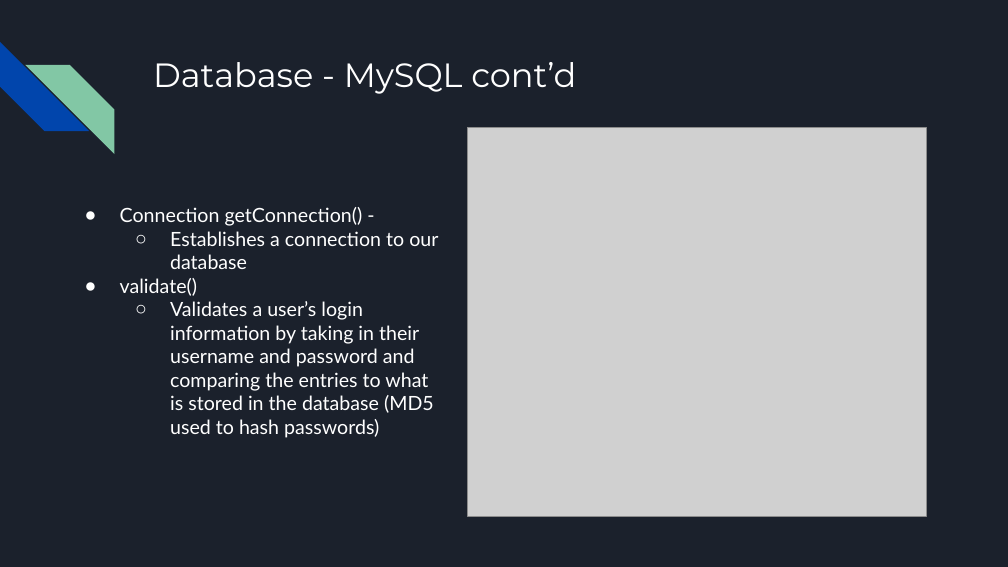
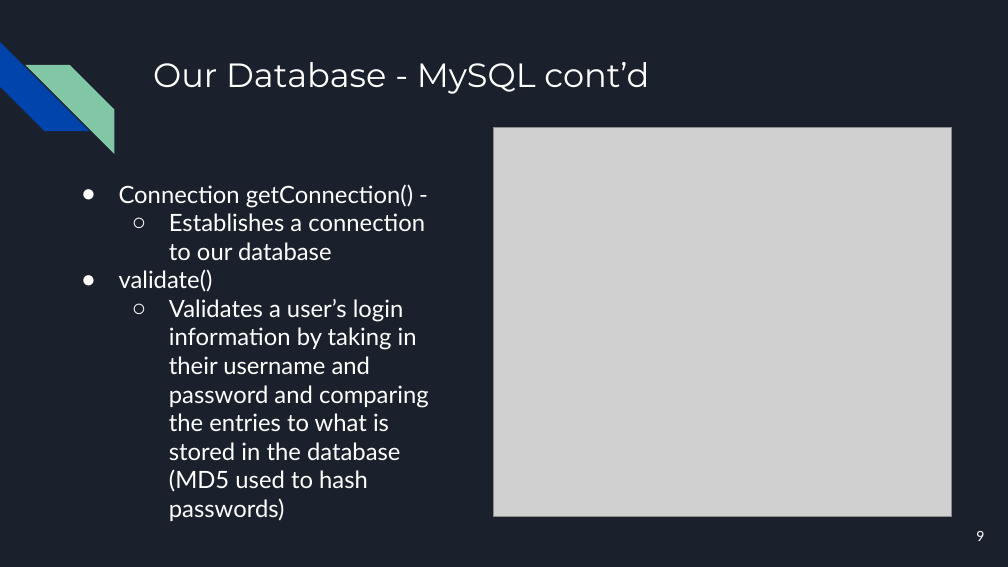
Before and after one commit to acompsec1/CSCI-2210-Java-Warehouse-Managment-System, a slide deck: slide 9 of The Knicks Java Final Project Presentation.pptx (slide 6 before the commit). Drawn at 1008x567 pixels with LibreOffice and Linux fonts; fonts in the diff are those of the drawing; grey boxes stand for pictures. Boxes give left, top, right and bottom in pixels: in the first picture for what was removed or moved away, otherwise in the second. Text is boxed around its words. In the diff, an @@ line names an element or a change of style, - is before the commit and + after.

```diff
--- a/The Knicks Java Final Project Presentation.pptx
+++ b/The Knicks Java Final Project Presentation.pptx
@@ title at bbox=[153, 62, 649, 94]: text changed @@
-Database - MySQL cont’d
+Our Database - MySQL cont’d
@@ picture: place and size @@
-picture at bbox=[468, 127, 926, 516]
+picture at bbox=[493, 127, 952, 516]
@@ text "Connection getConnection() -": place and size @@
-text "Connection getConnection() -" at bbox=[120, 207, 438, 438]
+text "Connection getConnection() -" at bbox=[119, 184, 429, 521]
@@ text "Connection getConnection() -" at bbox=[119, 184, 429, 521]: size 14 to 17 pt; indent changed @@
@@ page number added at bbox=[976, 531, 984, 541], 10 pt, text #FFFFFF @@
+9
```
Also in this commit, not shown: 29 other slides changed, 1 slide added, 1 slide removed, 1 other file.
